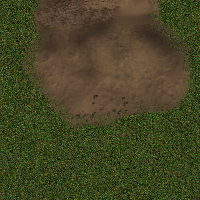
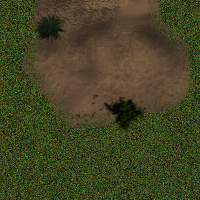
Before/after of a 200×200 layered artwork. What changed in the layer stack:
added layer "Clipboard#1" above "Clipboard" over 103, 95, 147, 134
added layer "Clipboard" above "Clipboard#2" over 34, 13, 66, 43
